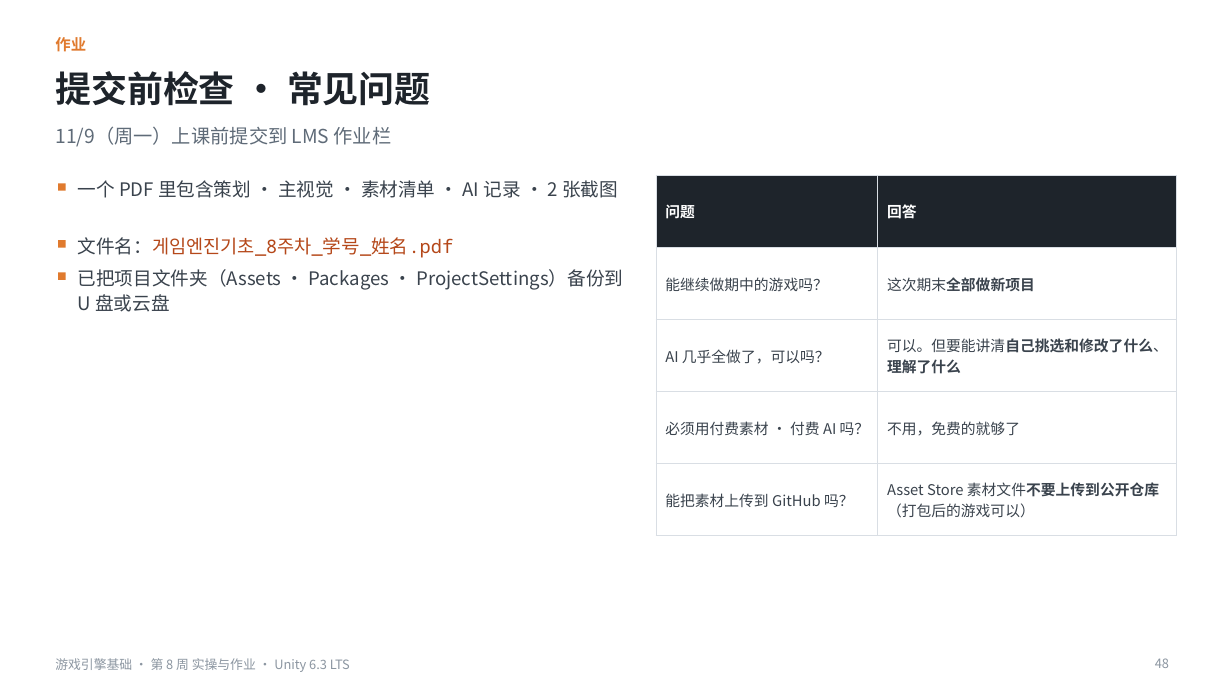
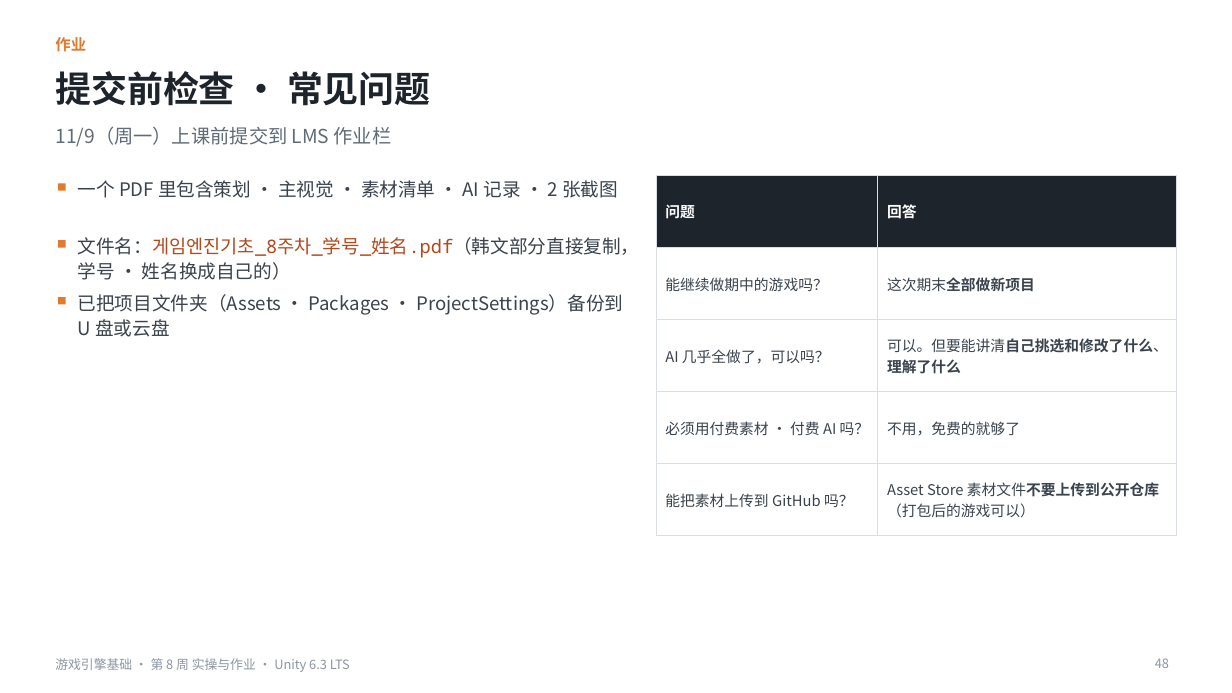
Before and after one commit to iplay-garden/game-engine-basics, a slide deck: slide 48 of 8주차/简体中文/游戏引擎基础_第8周_实操与作业指南_简体中文.pptx. Drawn at 1232x693 pixels with LibreOffice and Linux fonts; fonts in the diff are those of the drawing. Boxes give left, top, right and bottom in pixels: in the first picture for what was removed or moved away, otherwise in the second. Text is boxed around its words. In the diff, an @@ line names an element or a change of style, - is before the commit and + after.

```diff
--- a/8주차/简体中文/游戏引擎基础_第8周_实操与作业指南_简体中文.pptx
+++ b/8주차/简体中文/游戏引擎基础_第8周_实操与作业指南_简体中文.pptx
@@ text at (78, 237, 640, 280): text changed; font Noto Sans Mono to Noto Sans CJK SC; text colour #B5481A to #3A434D @@
-文件名：게임엔진기초_8주차_学号_姓名.pdf
+文件名：게임엔진기초_8주차_学号_姓名.pdf（韩文部分直接复制，学号 · 姓名换成自己的）
@@ rectangle: place and size @@
-rectangle at (58, 273, 66, 280)
+rectangle at (58, 297, 66, 304)
@@ text "已把项目文件夹（Assets · Packages · ProjectSettings）备份到 ...": place and size @@
-text "已把项目文件夹（Assets · Packages · ProjectSettings）备份到 ..." at (78, 269, 623, 312)
+text "已把项目文件夹（Assets · Packages · ProjectSettings）备份到 ..." at (78, 294, 623, 337)
```
Also in this commit, not shown: 3 other slides changed, 3 other files.
